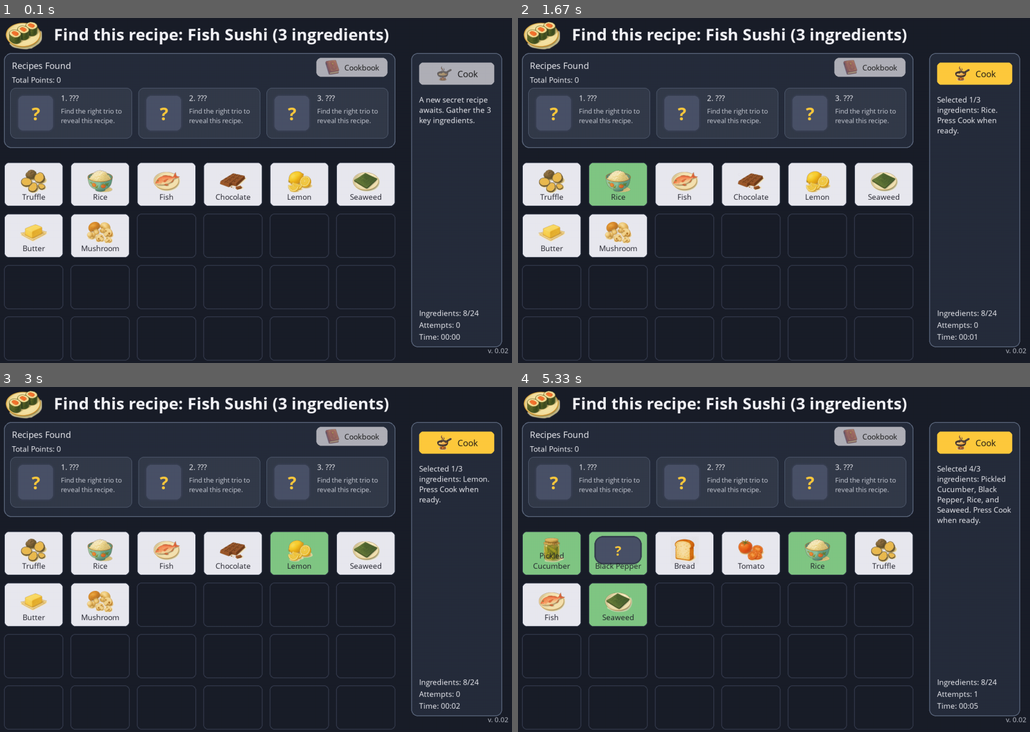
Above: before the commit, frames 1-4 (two rows, left to right).
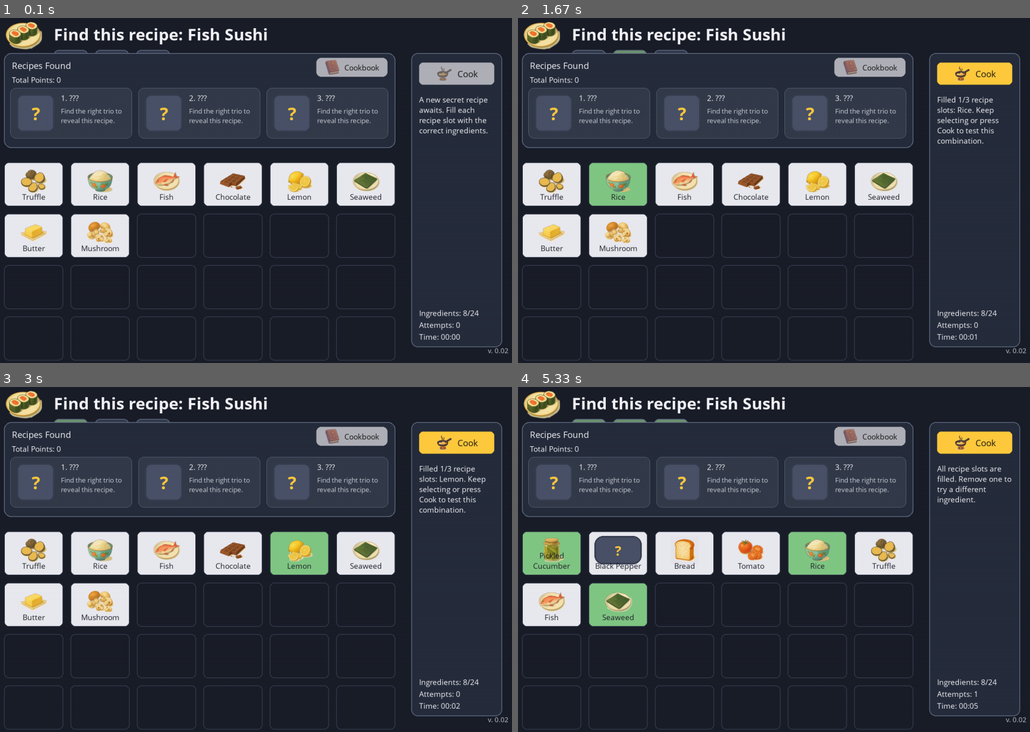
Above: after the commit, the same moments.

Repository: chrixbedardcad/FoodSimulator
Game: pygame game, started from secret_recipe_pygame.py
Two runs of this game, one before a commit and one after it. Both use one fixed random seed, a clock stepped at 60 frames per second and the inputs below.
Inputs (mouse positions are in pixels of both pictures, inside the frame that each line leads up to):
- Up to frame 1 (0.1 s): no input
- Up to frame 2 (1.67 s): click (768, 183) at 0.38 s; click (635, 187) at 0.72 s; click "Chocolate" at 1.05 s
- Up to frame 3 (3 s): click "Rice" at 1.88 s; click "Lemon" at 2.22 s
- Up to frame 4 (5.33 s): click "Cook" at 3.05 s; click "Cook" at 3.38 s; click (589, 590) at 3.72 s; click "Pickled" at 4.55 s; click (789, 538) at 4.88 s; click (610, 531) at 5.22 s

The runs differ from the first frame. In frame 1, 0.9% of the frame differs, in the area x 10-96%, y 2-35%; in frame 2, 1.1%; in frame 3, 1.1%; in frame 4, 2.0%, in the area x 10-97%, y 2-55%.

Commit message:
Add recipe slot tiles and ingredient placement logic

Diff:
--- a/secret_recipe_pygame.py
+++ b/secret_recipe_pygame.py
@@ -48,6 +48,10 @@
 SUMMARY_ENTRY_PENDING_COLOR = (52, 59, 74)
 SUMMARY_ENTRY_FOUND_COLOR = (62, 86, 70)
 SUMMARY_ENTRY_BORDER_COLOR = (94, 106, 128)
+RECIPE_SLOT_SIZE = (86, 86)
+RECIPE_SLOT_SPACING = 18
+RECIPE_SLOT_BACKGROUND = (52, 58, 76)
+RECIPE_SLOT_ASSIGNED = (108, 148, 112)
 
 VERSION = "v. 0.02"
 CARD_IMAGE_MAX_SIZE = (120, 72)
@@ -93,6 +97,8 @@
         self.current_hand: List[str] = []
         self.hand_size = HAND_SIZE
         self.max_hand_size = MAX_HAND_SIZE
+        self.recipe_slots: List[Optional[int]] = []
+        self.card_to_slot: Dict[int, int] = {}
         self.card_columns = CARD_COLUMNS
         self.card_rows = CARD_ROWS
         self.card_width = CARD_WIDTH
@@ -191,7 +197,7 @@
         self.current_trio.clear()
         self.current_hand = []
         self.hand_active = False
-        self.selected_indices.clear()
+        self._set_recipe_slot_count(0)
 
     def _pick_recipes(self) -> List[Recipe]:
         pool = [recipe for recipe in self.data.recipes if len(recipe.trio) <= self.hand_size]
@@ -206,15 +212,12 @@
                 return
         self.current_recipe = self.pending_recipes.pop(0)
         self.current_trio = set(self.current_recipe.trio)
+        self._set_recipe_slot_count(len(self.current_trio))
         self._deal_hand(self._build_hand(self.current_recipe))
-        ingredient_total = len(self.current_recipe.trio)
         display_name = self.current_recipe.display_name or self.current_recipe.name
-        self.target_message = (
-            f"Find this recipe: {display_name}"
-            f" ({ingredient_total} ingredients)"
-        )
+        self.target_message = f"Find this recipe: {display_name}"
         self.status_message = (
-            f"A new secret recipe awaits. Gather the {ingredient_total} key ingredients."
+            "A new secret recipe awaits. Fill each recipe slot with the correct ingredients."
         )
 
     def _finish_game(self) -> None:
@@ -223,6 +226,7 @@
         self.hand_active = False
         self.status_message = "All recipes discovered! Great job."
         self.target_message = "All recipes discovered!"
+        self._set_recipe_slot_count(0)
 
     def _recipe_points(self, recipe: Recipe) -> int:
         total = 0
@@ -274,6 +278,7 @@
         self.current_hand = []
         self.hand_active = False
         self.selected_indices.clear()
+        self._set_recipe_slot_count(0)
 
         self.round += 1
         self.hand_size = min(self.hand_size + 1, self.max_hand_size)
@@ -322,6 +327,21 @@
         self.card_rects = self._build_card_layout(self.hand_size)
         self.controls_rect = self._build_controls_rect()
         self._position_cook_button()
+
+    def _set_recipe_slot_count(self, count: int) -> None:
+        self.recipe_slots = [None] * count
+        self.card_to_slot.clear()
+        self.selected_indices.clear()
+
+    def _clear_recipe_slots(self) -> None:
+        if not self.recipe_slots:
+            self.card_to_slot.clear()
+            self.selected_indices.clear()
+            return
+        for index in range(len(self.recipe_slots)):
+            self.recipe_slots[index] = None
+        self.card_to_slot.clear()
+        self.selected_indices.clear()
 
     def _build_hand(self, recipe: Recipe) -> List[str]:
         required = list(recipe.trio)
@@ -341,7 +361,7 @@
             self.hand_size = min(len(self.current_hand), self.max_hand_size)
             self._recompute_layout()
         self.hand_active = True
-        self.selected_indices.clear()
+        self._clear_recipe_slots()
 
     def _reshuffle_current_hand(self, failure_message: Optional[str] = None) -> None:
         if not self.current_recipe:
@@ -369,6 +389,7 @@
         self.hand_active = False
         self.selected_indices.clear()
         self.current_recipe = None
+        self._set_recipe_slot_count(0)
         if all(recipe is not None for recipe in self.found_recipes):
             self.waiting_for_next_round = True
             pygame.time.set_timer(NEXT_ROUND_EVENT, NEXT_ROUND_DELAY_MS, loops=1)
@@ -436,10 +457,28 @@
             return
         for index, rect in enumerate(self.card_rects):
             if rect.collidepoint(position) and index < len(self.current_hand):
-                if index in self.selected_indices:
-                    self.selected_indices.remove(index)
-                else:
-                    self.selected_indices.add(index)
+                if index in self.card_to_slot:
+                    slot_index = self.card_to_slot.pop(index)
+                    if 0 <= slot_index < len(self.recipe_slots):
+                        self.recipe_slots[slot_index] = None
+                    self.selected_indices.discard(index)
+                    self._play_sound(self.click_sound)
+                    self._update_status_message()
+                    break
+
+                free_slot = next(
+                    (slot for slot, value in enumerate(self.recipe_slots) if value is None),
+                    None,
+                )
+                if free_slot is None:
+                    self.status_message = (
+                        "All recipe slots are filled. Remove one to try a different ingredient."
+                    )
+                    break
+
+                self.recipe_slots[free_slot] = index
+                self.card_to_slot[index] = free_slot
+                self.selected_indices.add(index)
                 self._play_sound(self.click_sound)
                 self._update_status_message()
                 break
@@ -447,21 +486,32 @@
     def _update_status_message(self) -> None:
         if not self.current_recipe:
             return
-        required = len(self.current_recipe.trio)
-        if not self.selected_indices:
+        required = len(self.recipe_slots)
+        filled_slots = [index for index in self.recipe_slots if index is not None]
+        filled_count = len(filled_slots)
+        if filled_count == 0:
             plural = "s" if required != 1 else ""
             self.status_message = (
-                f"Select up to {required} ingredient{plural}, then press Cook!"
+                f"Select ingredients to fill the {required} recipe slot{plural}, then press Cook!"
             )
             return
-        names = [self._display_name(self.current_hand[idx]) for idx in sorted(self.selected_indices)]
+
+        names = [
+            self._display_name(self.current_hand[idx])
+            for idx in filled_slots
+            if 0 <= idx < len(self.current_hand)
+        ]
         formatted = self._format_display_list(names)
-        selected_count = len(self.selected_indices)
         plural = "s" if required != 1 else ""
-        self.status_message = (
-            f"Selected {selected_count}/{required} ingredient{plural}: {formatted}."
-            " Press Cook when ready."
-        )
+        if filled_count < required:
+            self.status_message = (
+                f"Filled {filled_count}/{required} recipe slot{plural}: {formatted}."
+                " Keep selecting or press Cook to test this combination."
+            )
+        else:
+            self.status_message = (
+                f"All recipe slots filled: {formatted}. Press Cook when ready."
+            )
 
     # --- Asset helpers -------------------------------------------------------
     @staticmethod
@@ -680,6 +730,43 @@
         text_rect.left = image_rect.right + 30
         text_rect.top = header_y
         self.screen.blit(header_surface, text_rect)
+
+        slot_count = len(self.recipe_slots)
+        if slot_count:
+            slot_width, slot_height = RECIPE_SLOT_SIZE
+            slot_spacing = RECIPE_SLOT_SPACING
+            total_width = slot_count * slot_width + (slot_count - 1) * slot_spacing
+            max_start_x = SCREEN_WIDTH - 60 - total_width
+            slot_start_x = max(image_rect.right + 30, min(text_rect.left, max_start_x))
+            slot_y = max(image_rect.top, text_rect.bottom + 12)
+
+            for offset, card_index in enumerate(self.recipe_slots):
+                slot_x = slot_start_x + offset * (slot_width + slot_spacing)
+                slot_rect = pygame.Rect(slot_x, slot_y, slot_width, slot_height)
+                has_ingredient = (
+                    card_index is not None and 0 <= card_index < len(self.current_hand)
+                )
+                fill_color = RECIPE_SLOT_ASSIGNED if has_ingredient else RECIPE_SLOT_BACKGROUND
+                pygame.draw.rect(self.screen, fill_color, slot_rect, border_radius=12)
+                pygame.draw.rect(
+                    self.screen,
+                    SUMMARY_ENTRY_BORDER_COLOR,
+                    slot_rect,
+                    width=2,
+                    border_radius=12,
+                )
+
+                if has_ingredient:
+                    ingredient_name = self.current_hand[card_index]
+                    tile_surface = self._ingredient_image_surface(ingredient_name)
+                else:
+                    tile_surface = self.ingredient_placeholder
+
+                tile_surface = self._scale_surface(
+                    tile_surface, (slot_rect.width - 18, slot_rect.height - 18)
+                )
+                tile_rect = tile_surface.get_rect(center=slot_rect.center)
+                self.screen.blit(tile_surface, tile_rect)
 
     def _draw_cards(self) -> None:
         for index, rect in enumerate(self.card_rects):
